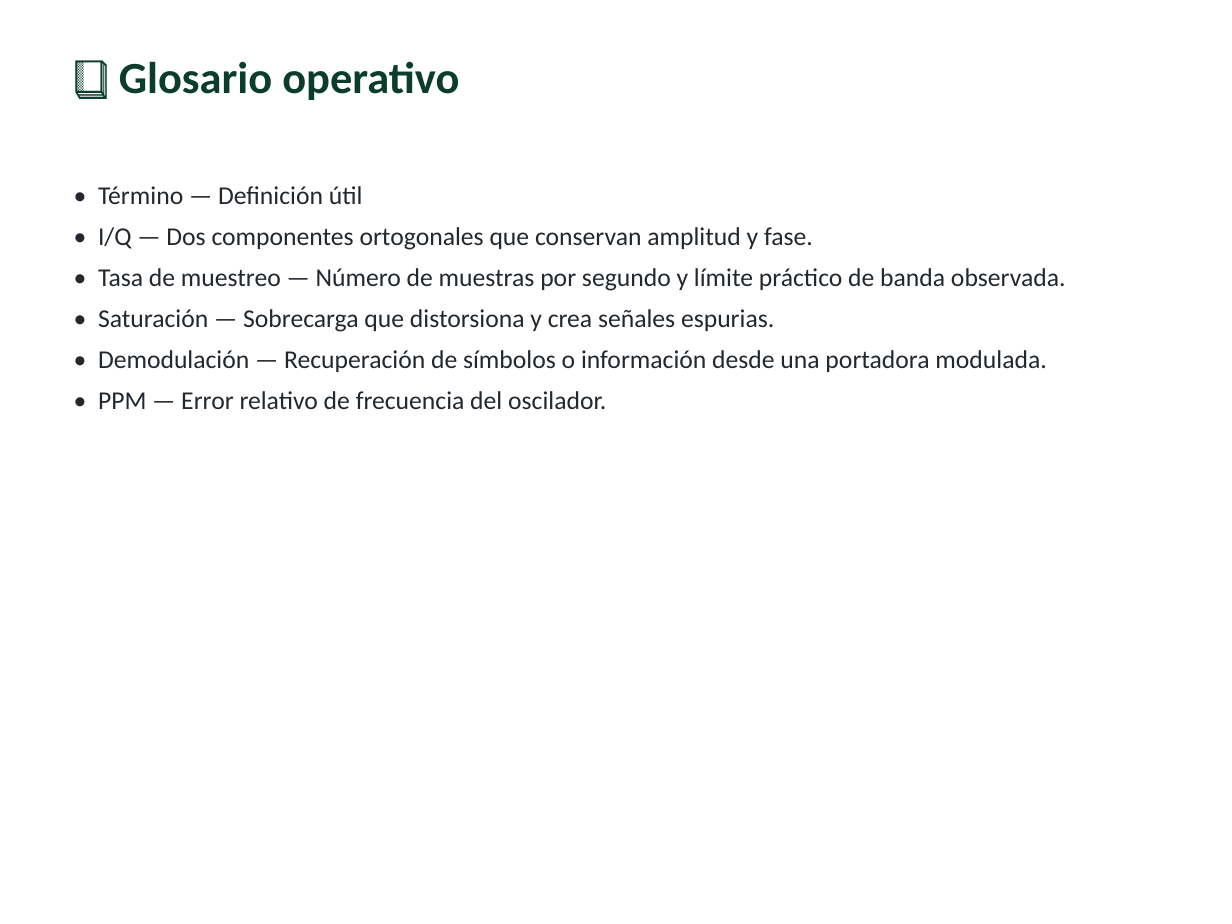
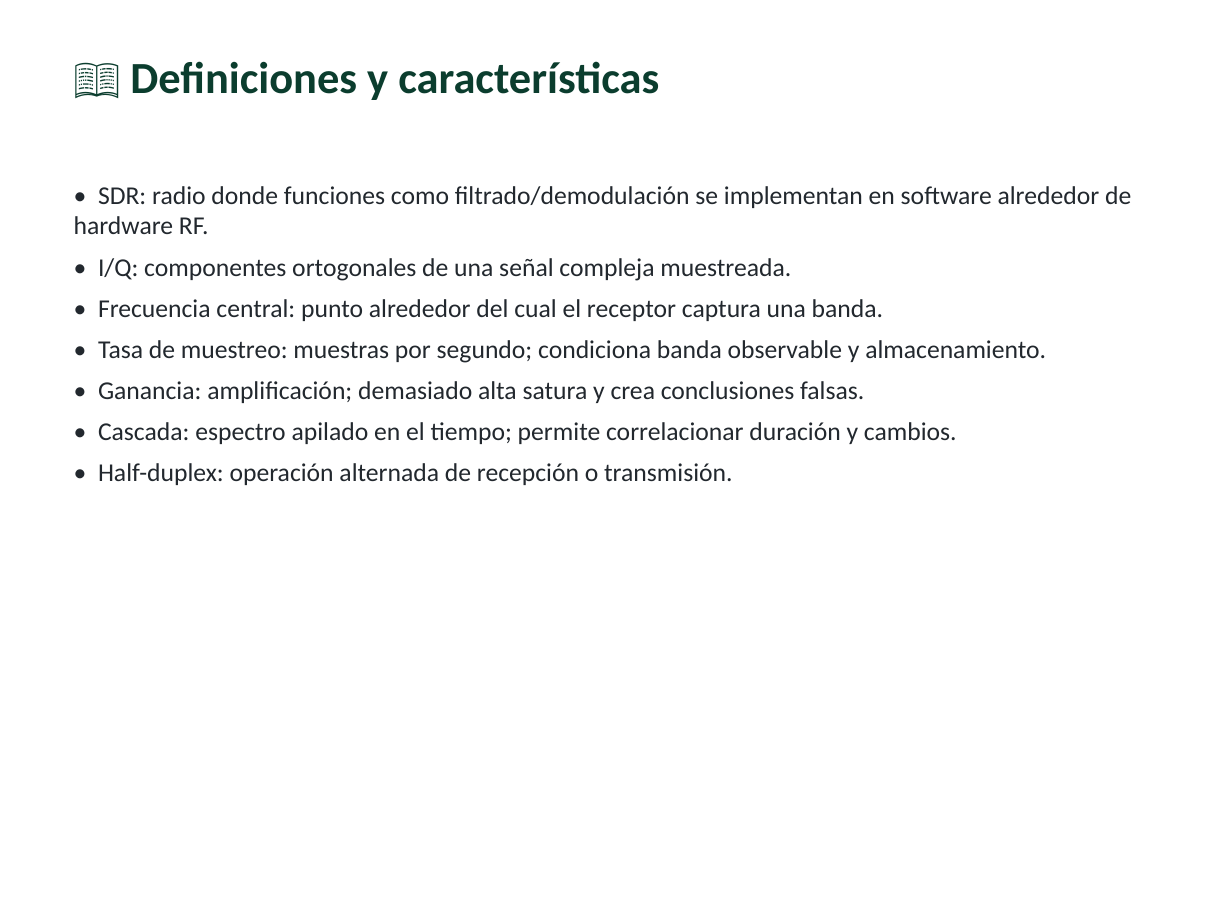
Before and after one commit to vladimiracunadev-create/modern-cybersecurity-program, a slide deck: slide 6 of classes/parte-13-seguridad-movil-iot-e-inalambrica/269-radio-definida-por-software-sdr/clase-269-presentacion.pptx. Drawn at 1232x924 pixels with LibreOffice and Linux fonts; fonts in the diff are those of the drawing. Boxes give left, top, right and bottom in pixels: in the first picture for what was removed or moved away, otherwise in the second. Text is boxed around its words. In the diff, an @@ line names an element or a change of style, - is before the commit and + after.

Commit message:
feat(parte-13): profundizar auditoria de hardware y radio

```diff
--- a/classes/parte-13-seguridad-movil-iot-e-inalambrica/269-radio-definida-por-software-sdr/clase-269-presentacion.pptx
+++ b/classes/parte-13-seguridad-movil-iot-e-inalambrica/269-radio-definida-por-software-sdr/clase-269-presentacion.pptx
@@ text at (130, 61, 659, 100): text changed @@
-📔 Glosario operativo
+📖 Definiciones y características
@@ text at (74, 186, 1131, 485): text changed @@
-• Término — Definición útil
-• I/Q — Dos componentes ortogonales que conservan amplitud y fase.
-• Tasa de muestreo — Número de muestras por segundo y límite práctico de banda observada.
-• Saturación — Sobrecarga que distorsiona y crea señales espurias.
-• Demodulación — Recuperación de símbolos o información desde una portadora modulada.
-• PPM — Error relativo de frecuencia del oscilador.
+• SDR: radio donde funciones como filtrado/demodulación se implementan en software alrededor de hardware RF.
+• I/Q: componentes ortogonales de una señal compleja muestreada.
+• Frecuencia central: punto alrededor del cual el receptor captura una banda.
+• Tasa de muestreo: muestras por segundo; condiciona banda observable y almacenamiento.
+• Ganancia: amplificación; demasiado alta satura y crea conclusiones falsas.
+• Cascada: espectro apilado en el tiempo; permite correlacionar duración y cambios.
+• Half-duplex: operación alternada de recepción o transmisión.
```
Also in this commit, not shown: 11 other slides changed, 4 slides added, 4 slides removed, 27 other files.
